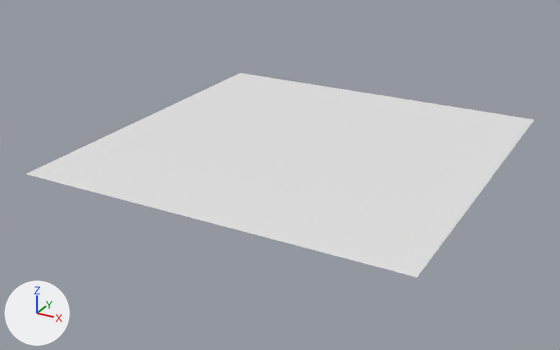
An edit to the FBX model data/editor/plane.fbx, drawn before and after from the same camera.
Both versions are drawn from a camera (50 mm lens) standing at (0.88, -1.722, 0.758) and looking at (-0.036, -0.057, -0.075). Lighting does not change. The marker at lower left points along +X, +Y and +Z. The first picture is the older version.
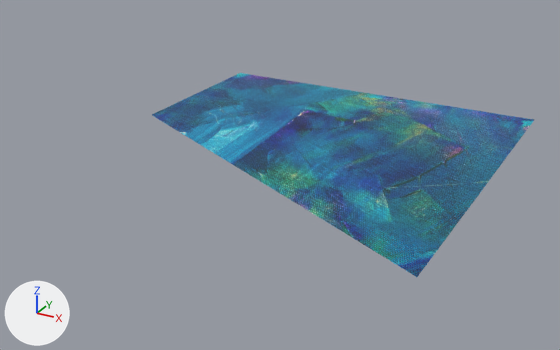
Changed parts and their boxes (x1, y1, x2, y2) in the pictures (560 x 350 px):
```json
{"object": "Plane", "change": "recoloured, reshaped", "before": [27, 73, 534, 277], "after": [152, 73, 534, 277], "on screen": "white to blue, 25% narrower"}
```

Scene script edits in JSON lines:
```json
{"op": "add", "block": "img_texture_test_dds", "code": ["img_texture_test_dds = load_image('texture-test.dds', 'texture-test.dds', 1024, 512, 'sRGB')"]}
{"op": "add", "block": "mat_material", "code": ["mat_material = principled_material('Material')", "mat_material.texture = img_texture_test_dds  # with its transparency"]}
{"block": "me_plane", "where": "me_plane.from_pydata(...)  # 4 vertices, 1 face; spans x -0.5..0.5, y -0.5..0.5, z 0.0"}
{"block": "me_plane", "where": "# used by ob_plane; location = (0.0, 0.0, 0.0)"}
{"block": "me_plane", "change": "me_plane part 1"}
{"op": "set", "path": "me_plane.vertices[0].co", "old": "(-0.5, -0.5, 0.0)", "new": "(-0.5, -0.001, 0.0)", "note": "pixel (25, 174) -> pixel (151, 114)"}
{"op": "add", "block": "me_plane", "code": "me_plane.materials.append(mat_material)  # picture img_texture_test_dds"}
```
